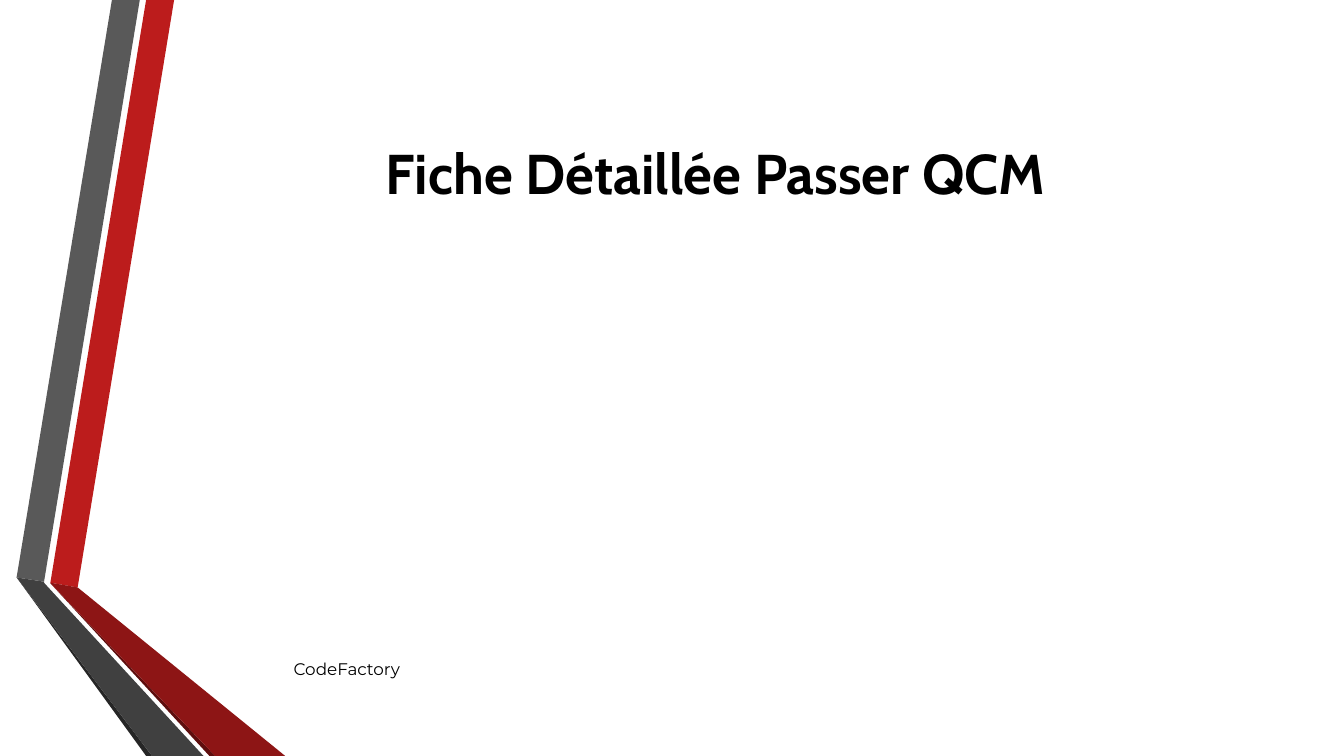
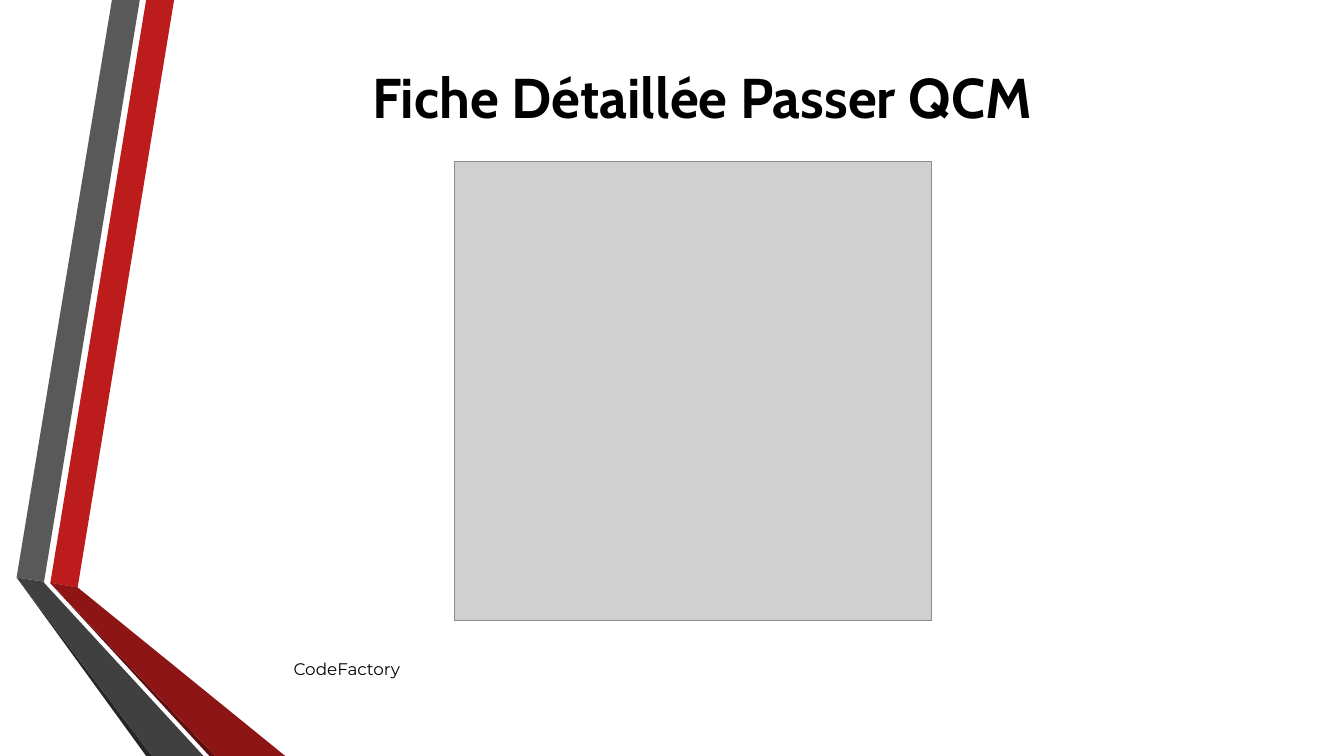
Before and after one commit to Ashmouth/IL, a slide deck: slide 6 of Diaporama/Ingénierie logiciel eCours.pptx. Drawn at 1344x756 pixels with LibreOffice and Linux fonts; fonts in the diff are those of the drawing; grey boxes stand for pictures; background and template pictures are left out. Boxes give left, top, right and bottom in pixels: in the first picture for what was removed or moved away, otherwise in the second. Text is boxed around its words. In the diff, an @@ line names an element or a change of style, - is before the commit and + after.

```diff
--- a/Diaporama/Ingénierie logiciel eCours.pptx
+++ b/Diaporama/Ingénierie logiciel eCours.pptx
@@ title "Fiche Détaillée Passer QCM": place and size @@
-title "Fiche Détaillée Passer QCM" at (386, 152, 1045, 195)
+title "Fiche Détaillée Passer QCM" at (372, 76, 1032, 119)
@@ picture added at (455, 161, 932, 621) @@
```
Also in this commit, not shown: 10 other slides changed, 1 slide added, 2 other files.
